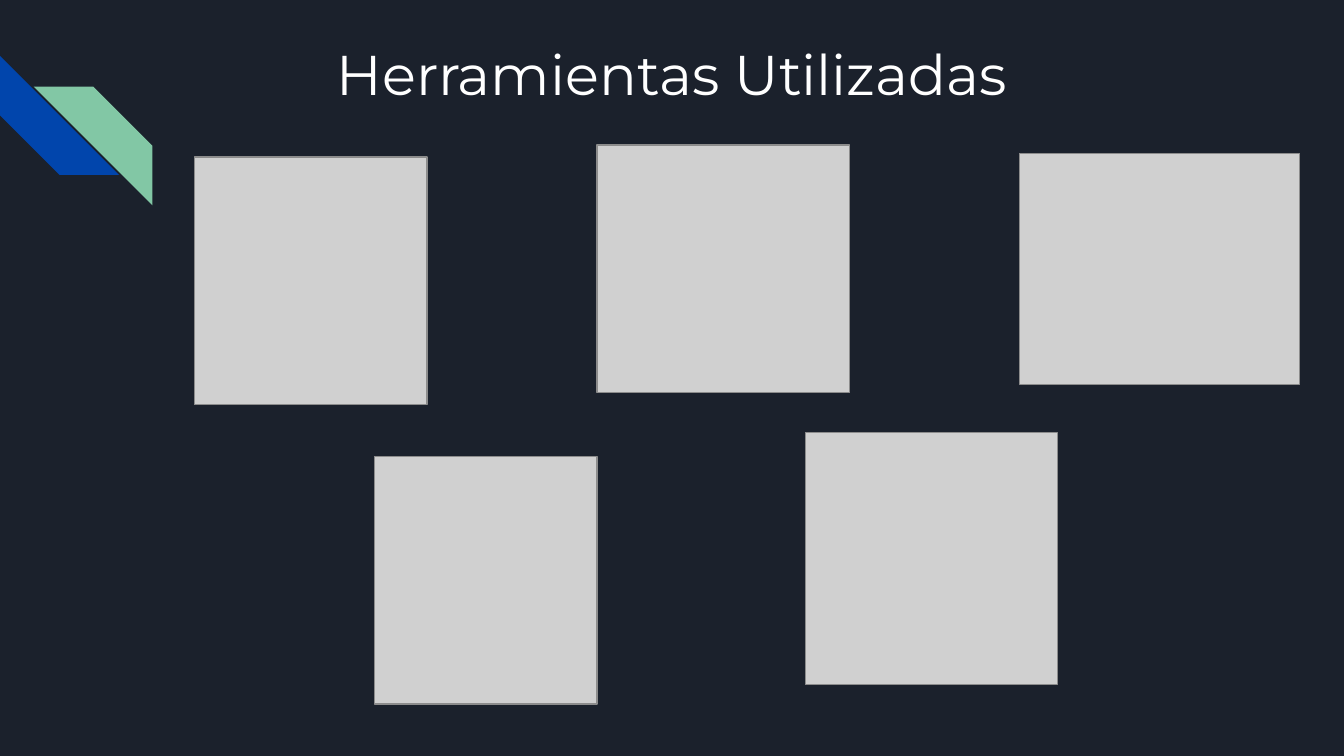
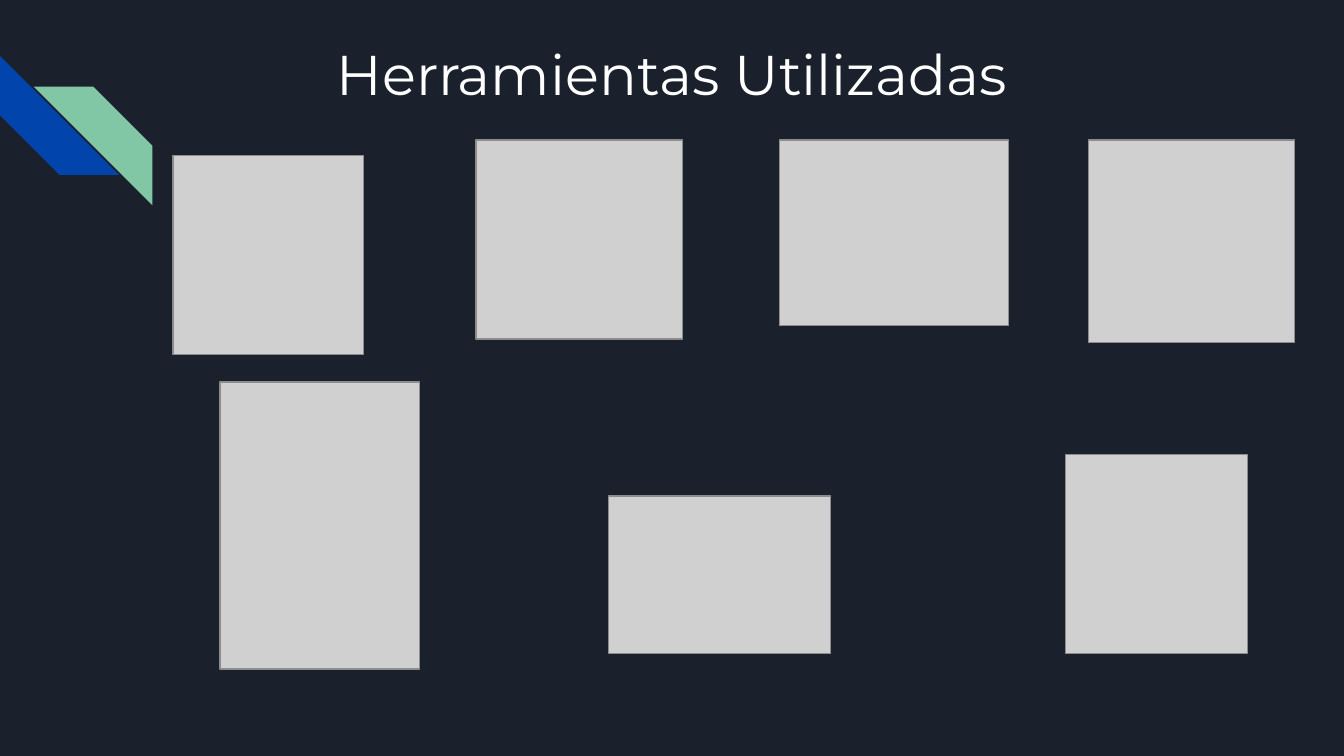
Before and after one commit to ErickErraez/Profesores, a slide deck: slide 2 of Documentacion/ProyectoFinalSegundo.pptx. Drawn at 1344x756 pixels with LibreOffice and Linux fonts; fonts in the diff are those of the drawing; grey boxes stand for pictures. Boxes give left, top, right and bottom in pixels: in the first picture for what was removed or moved away, otherwise in the second. Text is boxed around its words. In the diff, an @@ line names an element or a change of style, - is before the commit and + after.

```diff
--- a/Documentacion/ProyectoFinalSegundo.pptx
+++ b/Documentacion/ProyectoFinalSegundo.pptx
@@ picture: place and size @@
-picture at (597, 145, 849, 392)
+picture at (476, 140, 683, 339)
@@ picture: place and size @@
-picture at (1020, 153, 1300, 384)
+picture at (780, 140, 1008, 325)
@@ picture: place and size @@
-picture at (805, 433, 1058, 685)
+picture at (1089, 140, 1294, 343)
@@ picture: place and size @@
-picture at (195, 157, 427, 405)
+picture at (173, 156, 364, 355)
@@ picture added at (220, 382, 421, 668) @@
@@ picture: place and size @@
-picture at (375, 457, 598, 704)
+picture at (1066, 454, 1247, 653)
@@ picture added at (609, 496, 831, 653) @@
```
Also in this commit, not shown: 1 other slide changed, 5 slides added, 3 slides removed, 14 other files.
